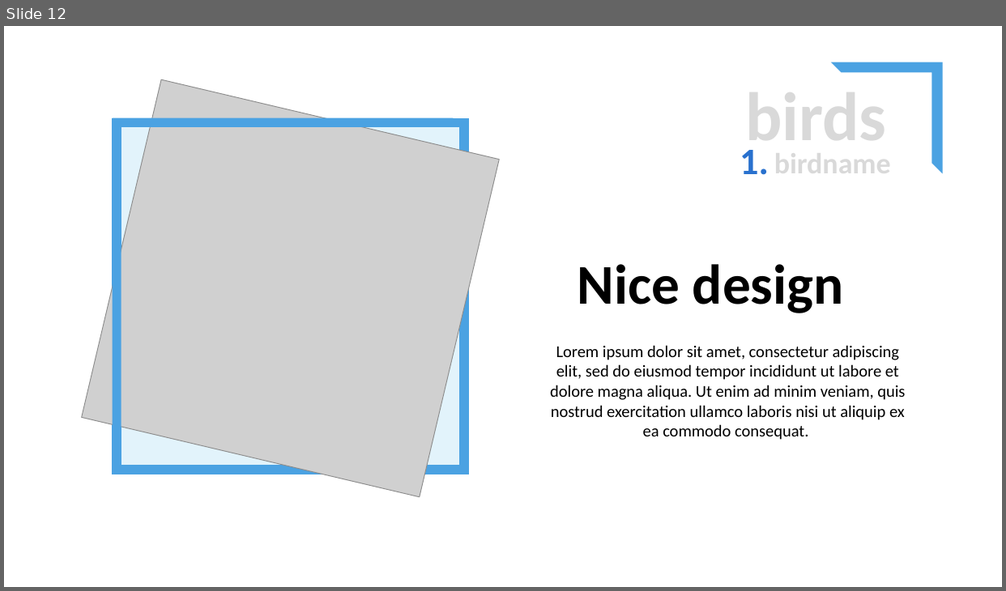
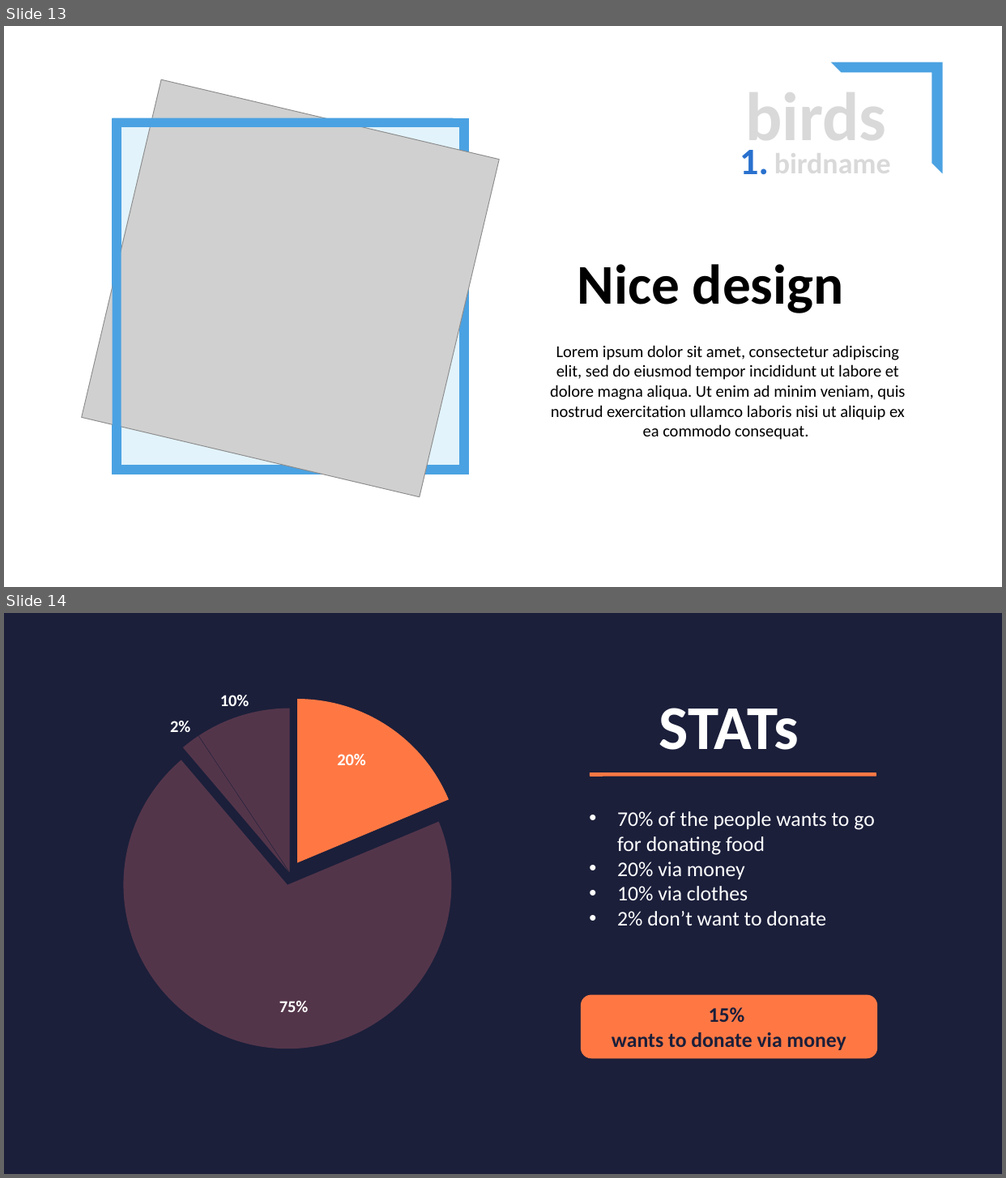
Before and after one commit to mayank-cse/Hunger-Free-Society, a slide deck: hunger1.pptx. Shown one above the other, each under a label of ours: slide 12 before the commit, slides 13 and 14 after it. The pictures are 1006x591 and 1006x1178 pixels, drawn with LibreOffice and Linux fonts; fonts in the diff are those of the drawing; grey boxes stand for pictures; background and template pictures are left out. Boxes give left, top, right and bottom in pixels: in the first picture for what was removed or moved away, otherwise in the second. Text is boxed around its words. In the diff, an @@ line names an element or a change of style, - is before the commit and + after.

```diff
--- a/hunger1.pptx
+++ b/hunger1.pptx
@@ slide 14 added at [4,613,1002,1174], background #1B1F3A @@
@@ pie chart added at [4,671,600,1083] @@
+categories: 1, 2, 3, 4
+Series 1: 0.2, 0.75, 0.02, 0.1
@@ text added at [659,708,799,750], 60 pt, text #FFFFFF, bold @@
+STATs
@@ rounded rectangle added at [590,773,876,776], fill #FF7844 @@
@@ text added at [617,811,874,926], 20 pt, text #FFFFFF @@
+• 70% of the people wants to go for donating food
+• 20% via money
+• 10% via clothes
+• 2% don’t want to donate
@@ rounded rectangle added at [581,995,877,1059], fill #FF7844, 20 pt, text #1B1F3A, bold @@
+15%
+wants to donate via money
@@ what was slide 12 is now slide 13 @@
```
Also in this commit, not shown: 1 slide changed, 2 other slides added, 2 slides removed.
